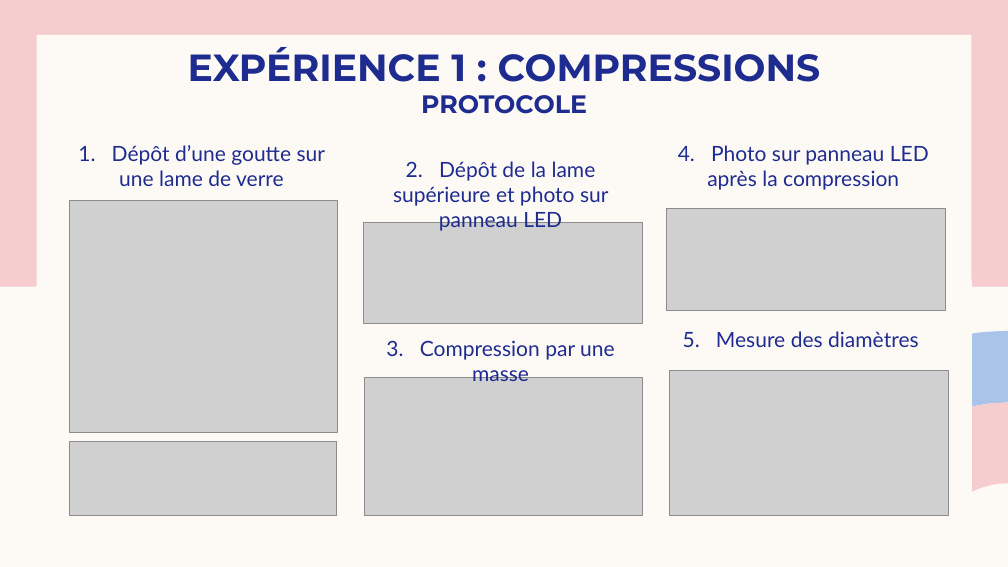
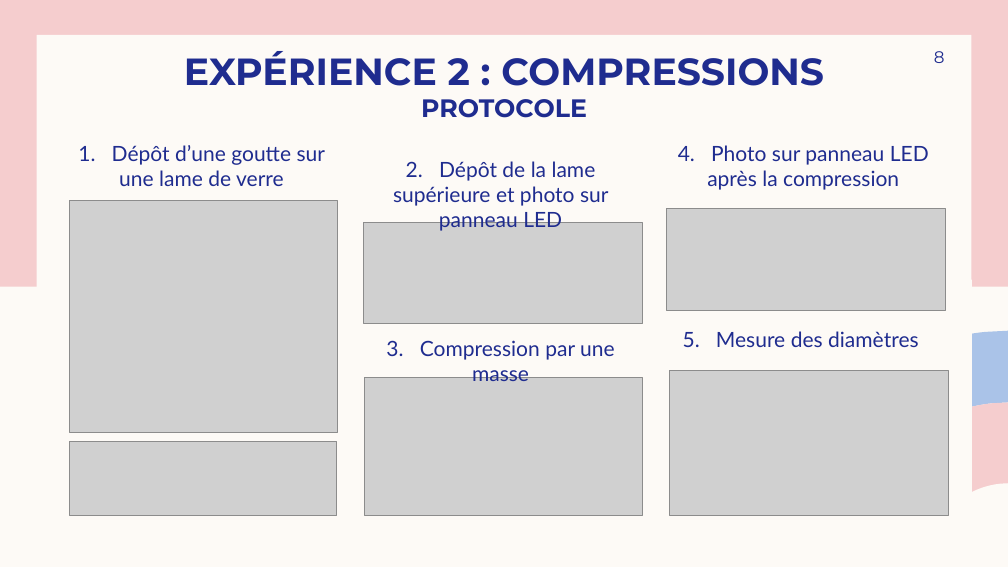
Before and after one commit to Josephine-gith/VS, a slide deck: slide 8 of PPT/Viscoplastic Squeeze pptGE 2.pptx (slide 6 before the commit). Drawn at 1008x567 pixels with LibreOffice and Linux fonts; fonts in the diff are those of the drawing; grey boxes stand for pictures. Boxes give left, top, right and bottom in pixels: in the first picture for what was removed or moved away, otherwise in the second. Text is boxed around its words. In the diff, an @@ line names an element or a change of style, - is before the commit and + after.

```diff
--- a/PPT/Viscoplastic Squeeze pptGE 2.pptx
+++ b/PPT/Viscoplastic Squeeze pptGE 2.pptx
@@ title at [184, 51, 824, 118]: text changed @@
-EXPÉRIENCE 1 : COMPRESSIONS
-PROTOCOLE
+EXPÉRIENCE 2 : COMPRESSIONS
+PROTOCOLE
@@ page number added at [934, 51, 945, 63], 16 pt, text #1F2C8F @@
+8
```
Also in this commit, not shown: 9 other slides changed, 1 slide removed, 21 other files.
